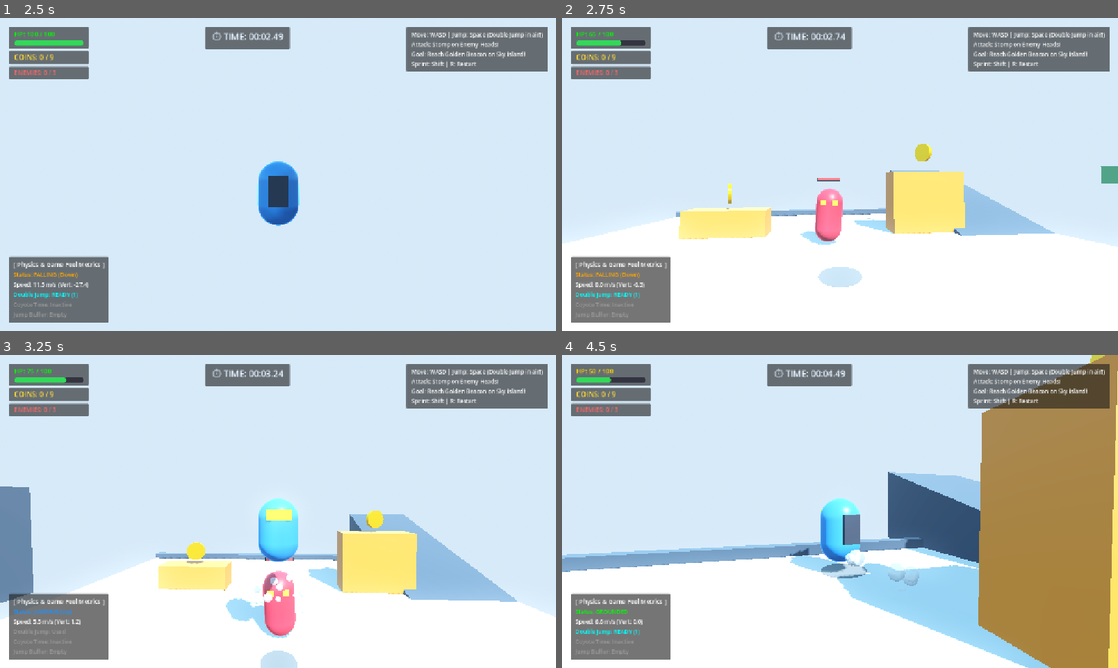
Above: before the commit, frames 1-4 (two rows, left to right).
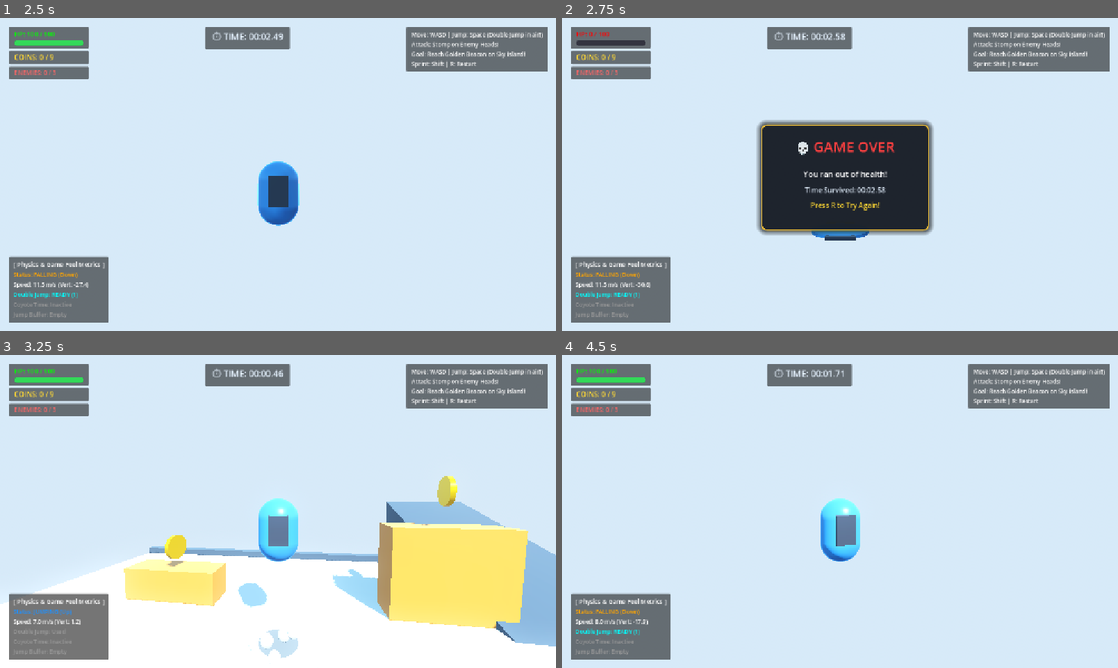
Above: after the commit, the same moments.

Repository: TheDevCharlie/3d-platformer-test
Game: Godot game, scene res://scenes/main.tscn
The game is run twice, just before and just after one commit, with the same random seed, the same clock (stepped at 60 frames per second) and the same inputs.
Inputs (mouse positions are in pixels of both pictures, inside the frame that each line leads up to):
- Up to frame 1 (2.5 s): tap Enter at 0.5 s; move the mouse to (305, 174) at 0.52 s; hold Shift (sprint) 0.53-1.28 s; hold W (move_forward) from 0.53 s (still down); tap Space (jump) at 0.77, 1.52 s; move the mouse to (250, 174) at 1.27 s; tap Shift (sprint) at 1.35 s; move the mouse to (289, 168) at 2.02 s; hold Shift (sprint) from 2.03 s (still down)
- Up to frame 2 (2.75 s): keep holding W (move_forward); keep holding Shift (sprint)
- Up to frame 3 (3.25 s): keep holding W (move_forward); tap R (reset) at 2.75 s; move the mouse to (272, 517) at 2.77 s; release Shift (sprint) at 2.78 s; tap Shift (sprint) at 2.85 s; tap Space (jump) at 3.02 s
- Up to frame 4 (4.5 s): move the mouse to (878, 514) at 3.52 s; hold Shift (sprint) 3.53-4.28 s; tap Space (jump) at 3.77 s; tap Escape (pause) at 4.15 s; move the mouse to (673, 464) at 4.27 s; release W (move_forward) at 4.28 s; hold A (move_left) from 4.28 s (still down); tap Shift (sprint) at 4.35 s

Frame 1 is identical in both runs. In frame 2, 43% of the frame differs, in the area x 0-100%, y 4-100%; in frame 3, 21%; in frame 4, 52%, in the area x 0-100%, y 0-100%.

Commit message:
Fix time stop, pitfall game over, and goal flag detection

Diff:
--- a/scripts/goal_flag.gd
+++ b/scripts/goal_flag.gd
@@ -11,6 +11,7 @@
 
 func _ready() -> void:
 	body_entered.connect(_on_body_entered)
+	area_entered.connect(_on_area_entered)
 
 func _process(delta: float) -> void:
 	if beacon_mesh:
@@ -20,8 +21,17 @@
 	if _is_reached:
 		return
 
-	if body is PlayerController:
-		_is_reached = true
-		if particles:
-			particles.emitting = true
-		reached.emit()
+	if body.is_in_group("player") or body is PlayerController or body.name == "Player":
+		_trigger_reach()
+
+func _on_area_entered(area: Area3D) -> void:
+	if _is_reached:
+		return
+	if area.get_parent() and (area.get_parent().is_in_group("player") or area.get_parent() is PlayerController):
+		_trigger_reach()
+
+func _trigger_reach() -> void:
+	_is_reached = true
+	if particles:
+		particles.emitting = true
+	reached.emit()
--- a/scripts/kill_plane.gd
+++ b/scripts/kill_plane.gd
@@ -14,12 +14,11 @@
 
 	var spawn_pos: Vector3 = respawn_point.global_position if respawn_point else Vector3(0, 2, 0)
 
-	if body is PlayerController:
-		var player: PlayerController = body as PlayerController
-		player.take_damage(35.0, spawn_pos)
-		if player.current_health > 0.0:
-			player.global_position = spawn_pos
-			player.velocity = Vector3.ZERO
+	if body is PlayerController or body.is_in_group("player") or body.name == "Player":
+		if body.has_method("take_damage"):
+			body.take_damage(100.0, spawn_pos)
+		elif body.has_signal("died"):
+			body.emit_signal("died")
 	elif body is CharacterBody3D:
 		body.global_position = spawn_pos
 		body.velocity = Vector3.ZERO
--- a/scripts/main.gd
+++ b/scripts/main.gd
@@ -10,24 +10,32 @@
 
 var _game_state: GameState = GameState.PLAYING
 var _elapsed_time: float = 0.0
+var _is_time_stopped: bool = false
 var _defeated_enemy_ids: Dictionary = {}
+var _total_coins_in_level: int = 0
+var _collected_coins_count: int = 0
 
 func _ready() -> void:
 	# Ensure Main processes input even when the game world is paused
 	process_mode = Node.PROCESS_MODE_ALWAYS
 	get_tree().paused = false
+	_is_time_stopped = false
+	_game_state = GameState.PLAYING
+	_elapsed_time = 0.0
+
 	await get_tree().process_frame
 	_setup_level_entities()
 
 func _process(delta: float) -> void:
-	if _game_state == GameState.PLAYING:
+	# Strictly freeze time accumulation whenever game is won, lost, or paused
+	if not _is_time_stopped and _game_state == GameState.PLAYING and not get_tree().paused:
 		_elapsed_time += delta
 		if hud:
 			hud.update_timer(get_formatted_time(_elapsed_time))
 
 func _unhandled_input(event: InputEvent) -> void:
-	# Pressing R when Won or Game Over unpauses and reloads scene
-	if (_game_state == GameState.GAME_OVER or _game_state == GameState.WON) and event.is_action_pressed("reset"):
+	# Pressing R at any time (playing, won, or lost) restarts the run cleanly
+	if event.is_action_pressed("reset") or (event is InputEventKey and event.keycode == KEY_R and event.pressed):
 		get_tree().paused = false
 		get_tree().reload_current_scene()
 
@@ -41,13 +49,13 @@
 
 	# Connect Player Death
 	if player:
-		if not player.died.is_connected(_on_player_died):
-			player.died.connect(_on_player_died)
+		if not player.died.is_connected(_trigger_game_over):
+			player.died.connect(_trigger_game_over)
 
 	# Connect Goal Flag
 	if goal_flag:
-		if not goal_flag.reached.is_connected(_on_goal_reached):
-			goal_flag.reached.connect(_on_goal_reached)
+		if not goal_flag.reached.is_connected(_trigger_victory):
+			goal_flag.reached.connect(_trigger_victory)
 
 	# Gather and count Coins
 	var coins: Array[Node] = []
@@ -56,8 +64,9 @@
 	else:
 		coins = get_tree().get_nodes_in_group("coin")
 
+	_total_coins_in_level = coins.size()
 	if hud:
-		hud.set_total_coins(coins.size())
+		hud.set_total_coins(_total_coins_in_level)
 
 	for coin: Node in coins:
 		if coin is Coin:
@@ -83,8 +92,12 @@
 			e.tree_exited.connect(func() -> void: _on_enemy_eliminated(enemy_id))
 
 func _on_coin_collected() -> void:
+	_collected_coins_count += 1
 	if hud:
 		hud.add_coin()
+	# Win condition: collecting all coins
+	if _collected_coins_count >= _total_coins_in_level and _total_coins_in_level > 0:
+		_trigger_victory()
 
 func _on_enemy_eliminated(enemy_id: int) -> void:
 	if _defeated_enemy_ids.has(enemy_id):
@@ -93,30 +106,34 @@
 	if hud:
 		hud.add_defeated_enemy()
 
-func _on_goal_reached() -> void:
-	if _game_state != GameState.PLAYING:
+func _trigger_victory() -> void:
+	if _game_state != GameState.PLAYING or _is_time_stopped:
 		return
 
+	_is_time_stopped = true
 	_game_state = GameState.WON
+
 	var final_time_str: String = get_formatted_time(_elapsed_time)
 	if hud:
+		hud.update_timer(final_time_str)
 		hud.show_victory(final_time_str)
+
 	Input.mouse_mode = Input.MOUSE_MODE_VISIBLE
-
-	# Freeze the entire 3D game world
 	get_tree().paused = true
 
-func _on_player_died() -> void:
-	if _game_state != GameState.PLAYING:
+func _trigger_game_over() -> void:
+	if _game_state != GameState.PLAYING or _is_time_stopped:
 		return
 
+	_is_time_stopped = true
 	_game_state = GameState.GAME_OVER
+
 	var final_time_str: String = get_formatted_time(_elapsed_time)
 	if hud:
+		hud.update_timer(final_time_str)
 		hud.show_game_over(final_time_str)
+
 	Input.mouse_mode = Input.MOUSE_MODE_VISIBLE
-
-	# Freeze the entire 3D game world
 	get_tree().paused = true
 
 func get_formatted_time(seconds_total: float) -> String:
--- a/scripts/player.gd
+++ b/scripts/player.gd
@@ -117,10 +117,6 @@
 		elif _air_jumps_left > 0:
 			_execute_double_jump()
 
-	# Respawn / Quick Reset
-	if event.is_action_pressed("reset"):
-		respawn(Vector3(0, 2, 0))
-
 func _physics_process(delta: float) -> void:
 	if _is_dead:
 		return
@@ -333,6 +329,8 @@
 	_is_invulnerable = false
 
 func _die() -> void:
+	if _is_dead:
+		return
 	_is_dead = true
 	died.emit()
 	velocity = Vector3.ZERO
Not shown, changed: .gitignore
